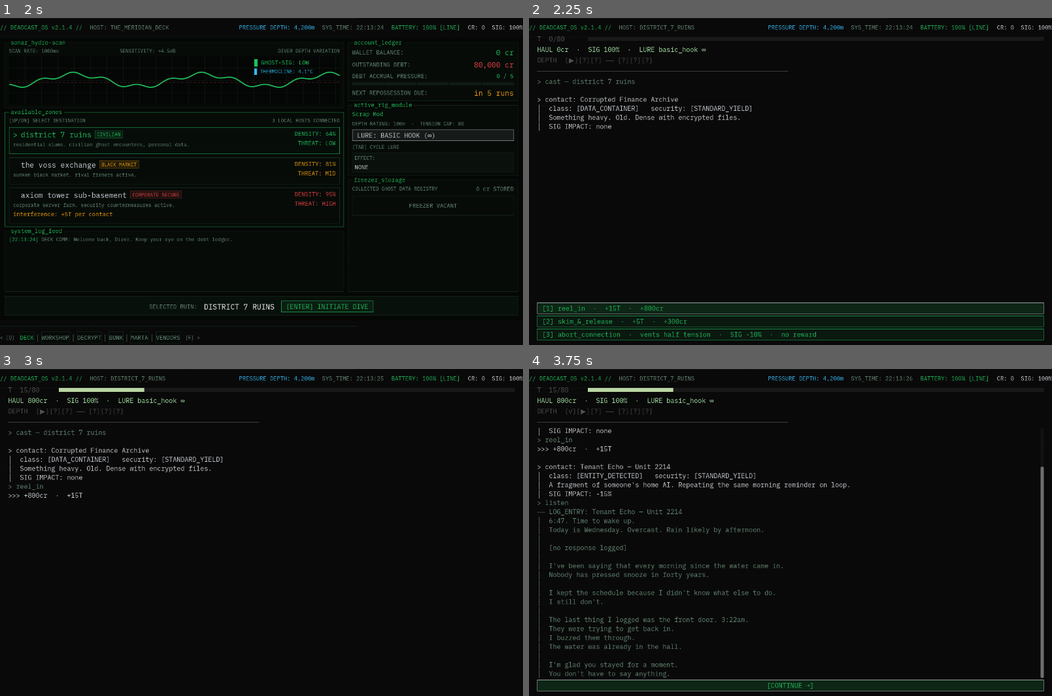
Above: before the commit, frames 1-4 (two rows, left to right).
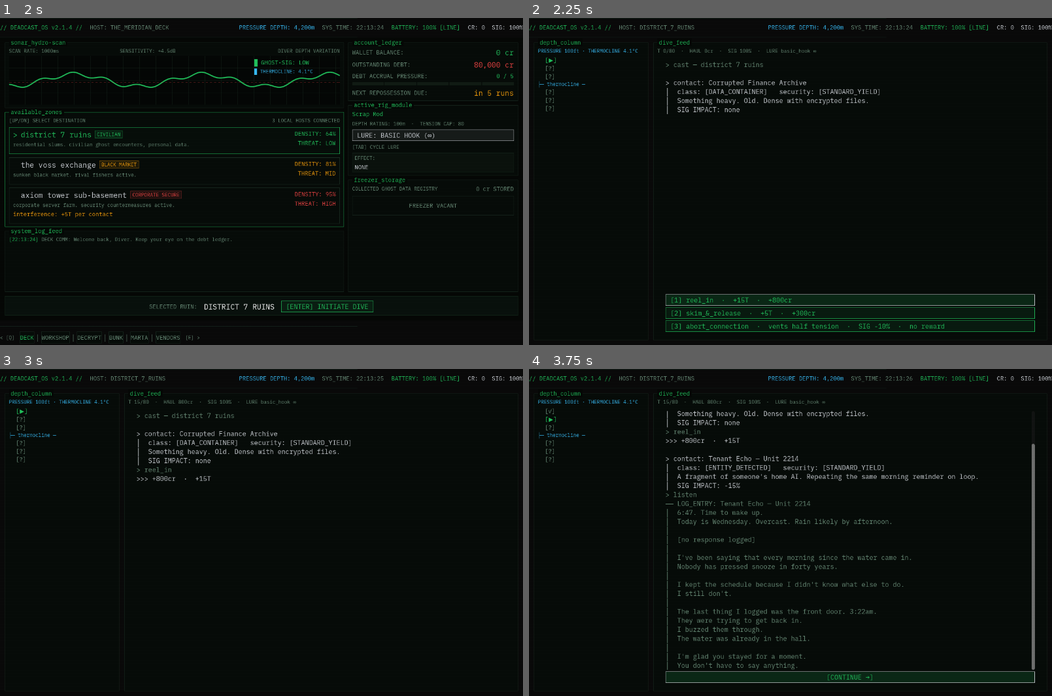
Above: after the commit, the same moments.

Repository: Teeohbee/deadcast
Game: Godot game, scene res://scenes/title_screen/TitleScreen.tscn
Two runs of this game, one before a commit and one after it. Both use one fixed random seed, a clock stepped at 60 frames per second and the inputs below.
Inputs (mouse positions are in pixels of both pictures, inside the frame that each line leads up to):
- Up to frame 1 (2 s): click "new game" at 0.5 s; tap Enter at 1.25 s; move the mouse to (376, 165) at 1.27 s; hold Tab (cycle_lure) from 1.28 s (still down); click (376, 165) at 1.42 s
- Up to frame 2 (2.25 s): release Tab (cycle_lure) at 2 s; click "[ENTER] INITIATE DIVE" at 2 s
- Up to frame 3 (3 s): click "[1] reel_in · +15T · +800cr" at 2.75 s
- Up to frame 4 (3.75 s): click "[1] listen · +0T" at 3.5 s

Frame 1 is identical in both runs. In frame 2, 7.9% of the frame differs, in the area x 1-99%, y 5-99%; in frame 3, 2.7%; in frame 4, 13%.

Commit message:
refactor: migrate DiveRun to two-column deck layout
Replace DiveHUD with DepthColumnPanel + DiveStatusStrip in DiveRun.tscn.
Rewire DiveRun.gd @onready refs and setup call; delete DiveHUD and its test.

Diff:
--- a/scenes/dive_run/DiveHUD.gd
+++ /dev/null
@@ -1,104 +0,0 @@
-# scenes/dive_run/DiveHUD.gd
-# Persistent dive status strip. All formatting is static for testability.
-class_name DiveHUD
-extends Control
-
-static func format_depth_track(layer_sizes: Array, current_slot: int, markers: Dictionary) -> String:
-	var groups: Array[String] = []
-	var idx := 0
-	for layer_size: int in layer_sizes:
-		var glyphs := ""
-		for i in layer_size:
-			if idx < current_slot:
-				glyphs += "[✓]"
-			elif idx == current_slot:
-				glyphs += "[▶]"
-			elif markers.has(idx):
-				glyphs += "[%s]" % markers[idx]
-			else:
-				glyphs += "[?]"
-			idx += 1
-		groups.append(glyphs)
-	return "DEPTH  " + " ── ".join(groups)
-
-static func format_status(haul: int, corruption: float, lure_label: String) -> String:
-	return "HAUL %dcr  ·  SIG %d%%  ·  LURE %s" % [haul, int(100.0 - corruption), lure_label]
-
-static func format_tension(tension: int, max_tension: int) -> String:
-	return "T  %d/%d" % [tension, max_tension]
-
-@onready var tension_label: Label = $VBoxContainer/TensionRow/TensionLabel
-@onready var tension_bar: ProgressBar = $VBoxContainer/TensionRow/TensionBar
-@onready var status_label: Label = $VBoxContainer/StatusLabel
-@onready var depth_label: Label = $VBoxContainer/DepthLabel
-@onready var sep_label: Label = $VBoxContainer/SepLabel
-
-var _max_tension: int = 80
-var _layer_sizes: Array = []
-var _current_slot: int = 0
-var _markers: Dictionary = {}
-var _haul: int = 0
-var _corruption: float = 0.0
-var _lure_label: String = "—"
-var _tension_fill: StyleBoxFlat = null
-
-func _ready() -> void:
-	self.theme = UIStyle.get_theme()
-	UIStyle.apply_label(tension_label, UIStyle.COL_DIM)
-	UIStyle.apply_label(status_label, UIStyle.COL_TEXT)
-	UIStyle.apply_label(depth_label, UIStyle.COL_DIM)
-	UIStyle.apply_label(sep_label, UIStyle.COL_SEP)
-
-	_tension_fill = StyleBoxFlat.new()
-	_tension_fill.bg_color = UIStyle.COL_TEXT
-	var bar_bg := StyleBoxFlat.new()
-	bar_bg.bg_color = UIStyle.COL_BAR_BG
-	tension_bar.add_theme_stylebox_override("background", bar_bg)
-	tension_bar.add_theme_stylebox_override("fill", _tension_fill)
-
-	EventBus.tension_changed.connect(_on_tension_changed)
-	EventBus.corruption_changed.connect(_on_corruption_changed)
-	EventBus.slot_changed.connect(_on_slot_changed)
-	EventBus.haul_changed.connect(_on_haul_changed)
-	EventBus.slot_revealed.connect(_on_slot_revealed)
-	EventBus.lure_stock_changed.connect(_on_lure_stock_changed)
-
-func setup(max_tension: int, layer_sizes: Array, lure_label: String) -> void:
-	_max_tension = max_tension
-	tension_bar.max_value = max_tension
-	_layer_sizes = layer_sizes
-	_lure_label = lure_label
-	_refresh()
-
-func _on_tension_changed(value: float) -> void:
-	tension_bar.value = value
-	tension_label.text = format_tension(int(value), _max_tension)
-	if _tension_fill:
-		_tension_fill.bg_color = UIStyle.COL_TEXT.lerp(UIStyle.COL_DEBT, value / float(_max_tension))
-
-func _on_corruption_changed(value: float) -> void:
-	_corruption = value
-	_refresh()
-
-func _on_slot_changed(current: int, _total: int) -> void:
-	_current_slot = current - 1  # slot_changed is 1-based
-	_refresh()
-
-func _on_haul_changed(value: int) -> void:
-	_haul = value
-	_refresh()
-
-func _on_slot_revealed(index: int, marker: String) -> void:
-	_markers[index] = marker
-	_refresh()
-
-func _on_lure_stock_changed(lure_id: String, remaining: int) -> void:
-	if GameState.current_lure and GameState.get_lure_id(GameState.current_lure) == lure_id:
-		_lure_label = "%s x%d" % [lure_id, remaining]
-	_refresh()
-
-func _refresh() -> void:
-	status_label.text = format_status(_haul, _corruption, _lure_label)
-	depth_label.text = format_depth_track(_layer_sizes, _current_slot, _markers)
-	var warn := _corruption >= 50.0
-	UIStyle.apply_label(status_label, UIStyle.COL_DEBT if warn else UIStyle.COL_TEXT)
--- a/scenes/dive_run/DiveHUD.tscn
+++ /dev/null
@@ -1,38 +0,0 @@
-[gd_scene load_steps=2 format=3]
-
-[ext_resource type="Script" path="res://scenes/dive_run/DiveHUD.gd" id="1_divehud"]
-
-[node name="DiveHUD" type="Control"]
-custom_minimum_size = Vector2(0, 84)
-script = ExtResource("1_divehud")
-
-[node name="VBoxContainer" type="VBoxContainer" parent="."]
-layout_mode = 1
-anchors_preset = 15
-anchor_right = 1.0
-anchor_bottom = 1.0
-offset_left = 20.0
-offset_right = -20.0
-
-[node name="TensionRow" type="HBoxContainer" parent="VBoxContainer"]
-
-[node name="TensionLabel" type="Label" parent="VBoxContainer/TensionRow"]
-text = "T  0/80"
-custom_minimum_size = Vector2(120, 0)
-
-[node name="TensionBar" type="ProgressBar" parent="VBoxContainer/TensionRow"]
-custom_minimum_size = Vector2(0, 10)
-size_flags_horizontal = 3
-size_flags_vertical = 4
-max_value = 80.0
-value = 0.0
-show_percentage = false
-
-[node name="StatusLabel" type="Label" parent="VBoxContainer"]
-text = "HAUL 0cr  ·  SIG 100%  ·  LURE —"
-
-[node name="DepthLabel" type="Label" parent="VBoxContainer"]
-text = "DEPTH"
-
-[node name="SepLabel" type="Label" parent="VBoxContainer"]
-text = "────────────────────────────────────────────────────────────────"
--- a/scenes/dive_run/DiveRun.gd
+++ b/scenes/dive_run/DiveRun.gd
@@ -5,8 +5,9 @@
 const BEAT_PAUSE := 0.5
 
 @onready var line_system: LineSystem = $LineSystem
-@onready var dive_hud: DiveHUD = $VBoxContainer/DiveHUD
-@onready var session_log: SessionLog = $VBoxContainer/SessionLog
+@onready var depth_column: DepthColumnPanel = $Margin/MainRow/Rail/DepthColumn
+@onready var status_strip: DiveStatusStrip = $Margin/MainRow/LogPanel/LogVBox/StatusStrip
+@onready var session_log: SessionLog = $Margin/MainRow/LogPanel/LogVBox/SessionLog
 
 var _column: DiveColumn = null
 var _zone_data: ZoneData = null
@@ -42,7 +43,8 @@
 	_column = DiveColumn.new(zone_id, max_depth)
 	_column.generate_current_layer(line_system.corruption)
 
-	dive_hud.setup(line_system.max_tension, _column.reachable_layer_sizes(), _initial_lure_label())
+	depth_column.setup(_column.reachable_layer_sizes())
+	status_strip.setup(line_system.max_tension, _initial_lure_label())
 	EventBus.haul_changed.emit(0)
 	EventBus.tension_changed.emit(line_system.tension)
 	EventBus.corruption_changed.emit(line_system.corruption)
--- a/scenes/dive_run/DiveRun.tscn
+++ b/scenes/dive_run/DiveRun.tscn
@@ -1,23 +1,61 @@
-[gd_scene load_steps=5 format=3]
+[gd_scene load_steps=7 format=3]
 
 [ext_resource type="Script" path="res://scenes/dive_run/DiveRun.gd" id="1_DiveRun"]
 [ext_resource type="PackedScene" path="res://scenes/dive_run/LineSystem.tscn" id="2_LineSystem"]
-[ext_resource type="PackedScene" path="res://scenes/dive_run/DiveHUD.tscn" id="3_DiveHUD"]
-[ext_resource type="PackedScene" path="res://scenes/dive_run/SessionLog.tscn" id="4_SessionLog"]
+[ext_resource type="PackedScene" path="res://scenes/dive_run/SessionLog.tscn" id="3_SessionLog"]
+[ext_resource type="Script" path="res://scenes/dive_run/depth_column.gd" id="4_DepthColumn"]
+[ext_resource type="Script" path="res://scenes/barge_hub/panels/terminal_panel.gd" id="5_TerminalPanel"]
+[ext_resource type="Script" path="res://scenes/dive_run/dive_status_strip.gd" id="6_StatusStrip"]
 
 [node name="DiveRun" type="Control"]
+layout_mode = 3
+anchors_preset = 15
+anchor_right = 1.0
+anchor_bottom = 1.0
 script = ExtResource("1_DiveRun")
 
 [node name="LineSystem" parent="." instance=ExtResource("2_LineSystem")]
 max_tension = 80
 
-[node name="VBoxContainer" type="VBoxContainer" parent="."]
+[node name="Margin" type="MarginContainer" parent="."]
 layout_mode = 1
 anchors_preset = 15
 anchor_right = 1.0
 anchor_bottom = 1.0
+theme_override_constants/margin_left = 12
+theme_override_constants/margin_top = 12
+theme_override_constants/margin_right = 12
+theme_override_constants/margin_bottom = 12
 
-[node name="DiveHUD" parent="VBoxContainer" instance=ExtResource("3_DiveHUD")]
+[node name="MainRow" type="HBoxContainer" parent="Margin"]
+layout_mode = 2
+theme_override_constants/separation = 12
 
-[node name="SessionLog" parent="VBoxContainer" instance=ExtResource("4_SessionLog")]
+[node name="Rail" type="VBoxContainer" parent="Margin/MainRow"]
+custom_minimum_size = Vector2(280, 0)
+layout_mode = 2
+theme_override_constants/separation = 12
+
+[node name="DepthColumn" type="PanelContainer" parent="Margin/MainRow/Rail"]
+layout_mode = 2
 size_flags_vertical = 3
+script = ExtResource("4_DepthColumn")
+
+[node name="LogPanel" type="PanelContainer" parent="Margin/MainRow"]
+layout_mode = 2
+size_flags_horizontal = 3
+script = ExtResource("5_TerminalPanel")
+title = "dive_feed"
+
+[node name="LogVBox" type="VBoxContainer" parent="Margin/MainRow/LogPanel"]
+layout_mode = 2
+theme_override_constants/separation = 6
+
+[node name="StatusStrip" type="Label" parent="Margin/MainRow/LogPanel/LogVBox"]
+layout_mode = 2
+text = "T 0/80  ·  HAUL 0cr  ·  SIG 100%  ·  LURE —"
+script = ExtResource("6_StatusStrip")
+
+[node name="SessionLog" parent="Margin/MainRow/LogPanel/LogVBox" instance=ExtResource("3_SessionLog")]
+layout_mode = 2
+size_flags_vertical = 3
--- a/tests/test_dive_hud.gd
+++ /dev/null
@@ -1,25 +0,0 @@
-extends GutTest
-
-func test_depth_track_basic() -> void:
-	# 3 shallows + 3 mid, currently on slot index 1 (0-based), nothing revealed
-	var track := DiveHUD.format_depth_track([3, 3], 1, {})
-	assert_eq(track, "DEPTH  [✓][▶][?] ── [?][?][?]")
-
-func test_depth_track_first_slot() -> void:
-	var track := DiveHUD.format_depth_track([3], 0, {})
-	assert_eq(track, "DEPTH  [▶][?][?]")
-
-func test_depth_track_revealed_markers() -> void:
-	var track := DiveHUD.format_depth_track([3], 0, {1: "D", 2: "!"})
-	assert_eq(track, "DEPTH  [▶][D][!]")
-
-func test_depth_track_all_resolved() -> void:
-	var track := DiveHUD.format_depth_track([3], 3, {})
-	assert_eq(track, "DEPTH  [✓][✓][✓]")
-
-func test_status_line() -> void:
-	var status := DiveHUD.format_status(1450, 22.0, "deep_pulse x1")
-	assert_eq(status, "HAUL 1450cr  ·  SIG 78%  ·  LURE deep_pulse x1")
-
-func test_tension_label() -> void:
-	assert_eq(DiveHUD.format_tension(42, 80), "T  42/80")
Not shown, removed: scenes/dive_run/DiveHUD.gd.uid
Not shown, removed: tests/test_dive_hud.gd.uid
